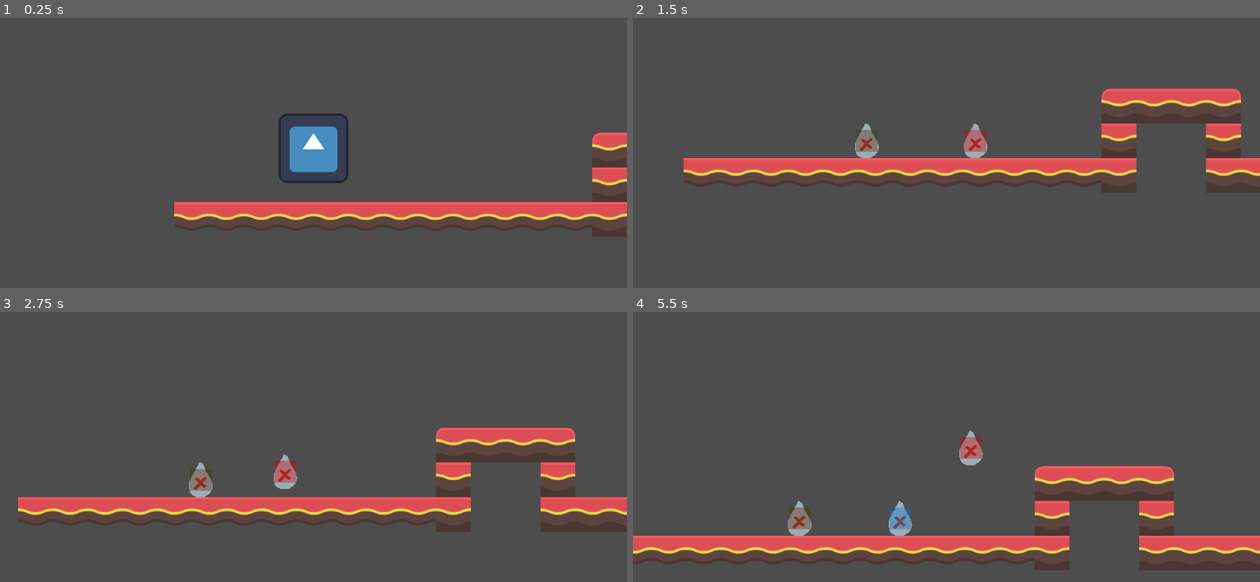
Above: before the commit, frames 1-4 (two rows, left to right).
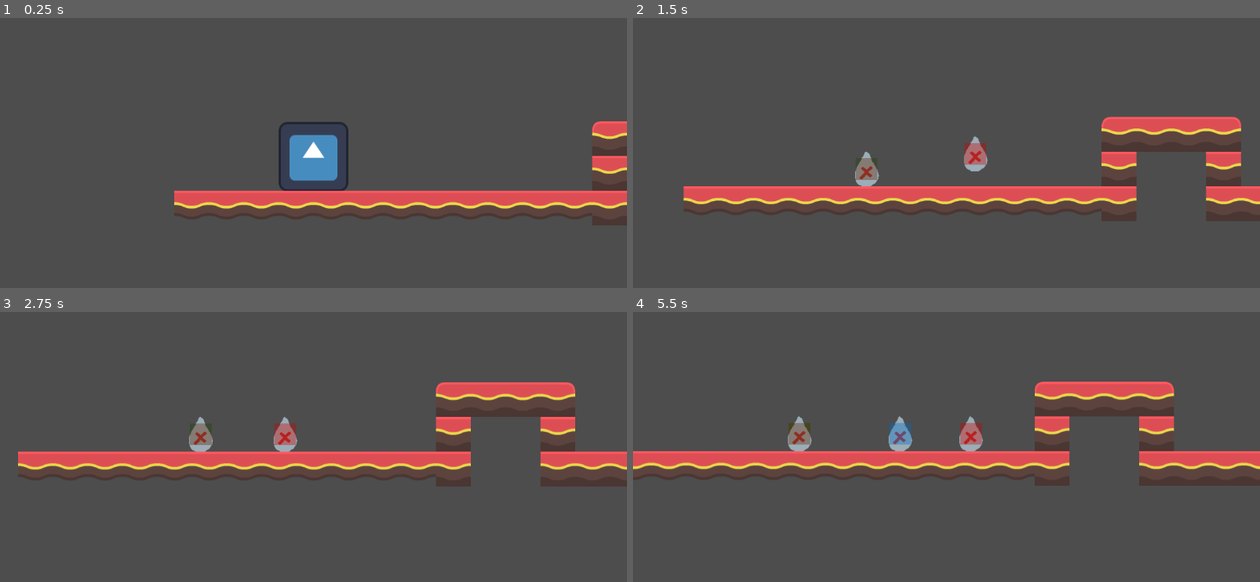
Above: after the commit, the same moments.

Repository: Jo-Meer/ldjam56
Game: Godot game, scene res://scenes/test_scenes/test_jonas.tscn
Two runs of this game, one before a commit and one after it. Both use one fixed random seed, a clock stepped at 60 frames per second and the inputs below. The engine's default icon, where the game draws it, is replaced by a stand-in: a white triangle on a blue panel in a dark square.
Inputs:
- Up to frame 1 (0.25 s): no input
- Up to frame 2 (1.5 s): hold D (move_right) from 0.53 s (still down); tap T (merge) at 0.6 s; tap Space (jump) at 0.77, 1.07 s; tap R (split) at 0.8, 1.35 s
- Up to frame 3 (2.75 s): tap Space (jump) at 1.52, 1.55, 1.82, 2.1 s; release D (move_right) at 2.03 s; hold A (move_left) from 2.03 s (still down); tap T (merge) at 2.3 s
- Up to frame 4 (5.5 s): release A (move_left) at 2.78 s; hold D (move_right) 2.78-4.28 s; tap T (merge) at 2.85, 4.55 s; tap Space (jump) at 3.02, 3.32, 3.77, 3.8, 4.07, 4.52, 4.82 s; tap R (split) at 3.05, 5.1 s; tap E (next_creature) at 3.6 s; hold A (move_left) 4.28-5.03 s; tap Q (prev_creature) at 4.35 s; hold D (move_right) from 5.03 s (still down)

The runs differ from the first frame. In frame 1, 10% of the frame differs, in the area x 27-100%, y 35-81%; in frame 2, 15%; in frame 3, 19%; in frame 4, 21%, in the area x 0-100%, y 25-96%.

Commit message:
add jump and fall gravity modifier

Diff:
--- a/creatures/air.tscn
+++ b/creatures/air.tscn
@@ -10,7 +10,6 @@
 collision_layer = 2
 collision_mask = 97
 script = ExtResource("1_4i7co")
-JUMP_VELOCITY = -600.0
 type = 2
 
 [node name="Sprite2D" type="Sprite2D" parent="."]
--- a/creatures/avatar.tscn
+++ b/creatures/avatar.tscn
@@ -11,7 +11,6 @@
 collision_layer = 98
 collision_mask = 33
 script = ExtResource("1_gtkdd")
-JUMP_VELOCITY = -600.0
 
 [node name="Sprite2D" type="Sprite2D" parent="."]
 texture = ExtResource("2_tbc4v")
--- a/creatures/earth.tscn
+++ b/creatures/earth.tscn
@@ -10,7 +10,6 @@
 collision_layer = 2
 collision_mask = 97
 script = ExtResource("1_35mcn")
-JUMP_VELOCITY = -600.0
 type = 3
 
 [node name="Sprite2D" type="Sprite2D" parent="."]
--- a/creatures/fire.tscn
+++ b/creatures/fire.tscn
@@ -10,7 +10,6 @@
 collision_layer = 2
 collision_mask = 97
 script = ExtResource("1_84frp")
-JUMP_VELOCITY = -600.0
 type = 1
 
 [node name="Sprite2D" type="Sprite2D" parent="."]
--- a/creatures/ice.tscn
+++ b/creatures/ice.tscn
@@ -11,7 +11,6 @@
 collision_layer = 2
 collision_mask = 97
 script = ExtResource("1_i81ew")
-JUMP_VELOCITY = -600.0
 type = 8
 
 [node name="Sprite2D" type="Sprite2D" parent="."]
--- a/creatures/light.tscn
+++ b/creatures/light.tscn
@@ -10,7 +10,6 @@
 collision_layer = 2
 collision_mask = 97
 script = ExtResource("1_5hvq2")
-JUMP_VELOCITY = -600.0
 type = 5
 
 [node name="Sprite2D" type="Sprite2D" parent="."]
--- a/creatures/metal.tscn
+++ b/creatures/metal.tscn
@@ -12,7 +12,6 @@
 collision_layer = 2
 collision_mask = 97
 script = ExtResource("1_3k5g3")
-JUMP_VELOCITY = -600.0
 type = 6
 
 [node name="Sprite2D" type="Sprite2D" parent="."]
--- a/creatures/mud.tscn
+++ b/creatures/mud.tscn
@@ -10,7 +10,6 @@
 collision_layer = 2
 collision_mask = 97
 script = ExtResource("1_x50nx")
-JUMP_VELOCITY = -600.0
 type = 4
 mud_collider = NodePath("StaticBody2D/CollisionShape2D")
 
--- a/creatures/sand.tscn
+++ b/creatures/sand.tscn
@@ -10,7 +10,6 @@
 collision_layer = 2
 collision_mask = 65
 script = ExtResource("1_vhatq")
-JUMP_VELOCITY = -600.0
 type = 9
 
 [node name="Sprite2D" type="Sprite2D" parent="."]
--- a/creatures/steam.tscn
+++ b/creatures/steam.tscn
@@ -10,7 +10,7 @@
 collision_layer = 2
 collision_mask = 65
 script = ExtResource("1_4xpr4")
-JUMP_VELOCITY = -600.0
+fall_gravity_factor = 0.5
 type = 7
 
 [node name="Sprite2D" type="Sprite2D" parent="."]
--- a/creatures/water.tscn
+++ b/creatures/water.tscn
@@ -10,7 +10,6 @@
 collision_layer = 2
 collision_mask = 97
 script = ExtResource("1_j0si4")
-JUMP_VELOCITY = -600.0
 type = 0
 
 [node name="Sprite2D" type="Sprite2D" parent="."]
--- a/scripts/player_controller.gd
+++ b/scripts/player_controller.gd
@@ -4,7 +4,10 @@
 
 
 @export var SPEED = 300.0
-@export var JUMP_VELOCITY = -400.0
+@export var JUMP_VELOCITY = -800.0
+@export var jump_break_factor = 0.5
+@export var jump_gravity_factor = 2.0
+@export var fall_gravity_factor = 4.0
 
 @export var type: Globals.Type = Globals.Type.AVATAR
 
@@ -40,7 +43,7 @@
 		return
 
 	if is_active == false:
-		handle_gravity(delta)
+		handle_gravity(delta, fall_gravity_factor)
 
 		# break
 		velocity.x = move_toward(velocity.x, 0, SPEED)
@@ -64,14 +67,16 @@
 		move_and_slide()
 
 	elif state == State.JUMPING:
-		handle_gravity(delta)
+		handle_gravity(delta, jump_gravity_factor)
 		handle_horizontal_movement()
 		handle_sticking_as_mud()
+		if Input.is_action_just_released("jump"):
+			velocity.y *= jump_break_factor
 
 		move_and_slide()
 
 	elif state == State.FALLING:
-		handle_gravity(delta)
+		handle_gravity(delta, fall_gravity_factor)
 		handle_horizontal_movement()
 		handle_sticking_as_mud()
 
@@ -88,14 +93,14 @@
 
 
 
-func handle_gravity(delta: float):
+func handle_gravity(delta: float, modifier: float):
 	# Add the gravity.
 	if not is_on_floor() and not type == Globals.Type.STEAM:
-		velocity += get_gravity() * delta
+		velocity += get_gravity() * delta * modifier
 		if velocity.y > 0:
 			state = State.FALLING
 	elif not is_on_ceiling() and type == Globals.Type.STEAM:
-		velocity += Vector2(0, steam_gravity) * delta
+		velocity += Vector2(0, steam_gravity) * delta * modifier
 		if velocity.y < 0:
 			state = State.FALLING
 
Not shown: 1 places in creatures/ice.tscn that only renumber resources
Not shown: 1 places in creatures/metal.tscn that only renumber resources
